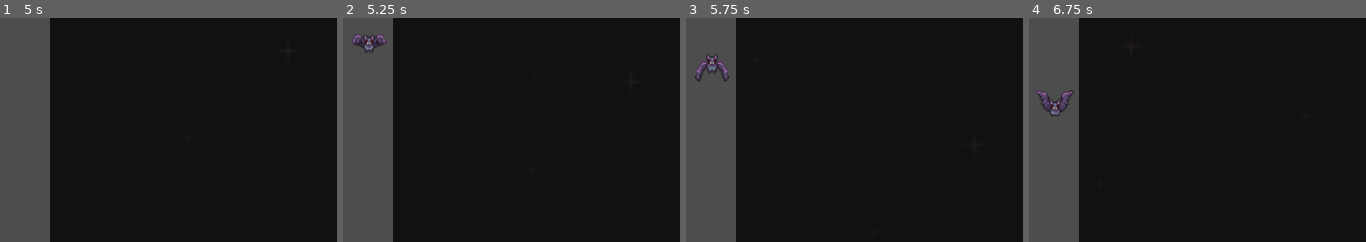
Above: before the commit, frames 1-4 (left to right).
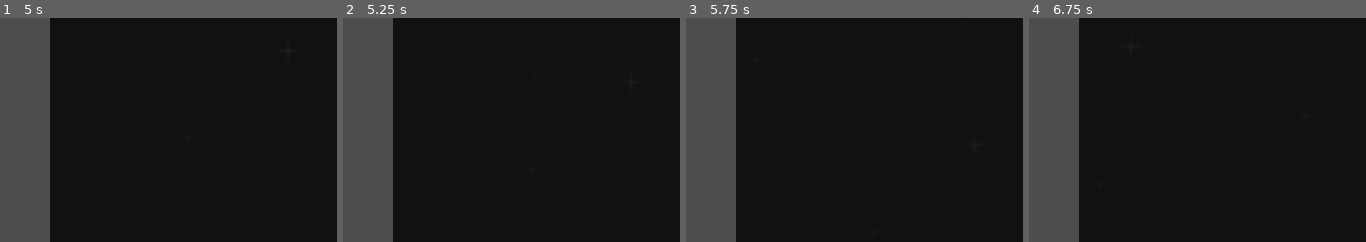
Above: after the commit, the same moments.

Repository: madridcm010/Astra
Game: Godot game, scene res://Scenes/world.tscn
Two runs of this game, one before a commit and one after it. Both use one fixed random seed, a clock stepped at 60 frames per second and the inputs below.
Inputs:
- Up to frame 1 (5 s): tap Enter at 0.5, 2.75 s; hold D (right) 0.53-1.28 s; tap Q (flip) at 0.6, 2.1, 3.6 s; hold S (down) 1.28-2.03 s; tap Space (shoot) at 1.35, 2, 2.85, 3.5, 4.35 s; hold D (right) 2.03-2.78 s; hold W (up) 2.78-3.53 s; hold A (left) from 3.53 s (still down)
- Up to frame 2 (5.25 s): release A (left) at 5.03 s; hold S (down) from 5.03 s (still down); tap Q (flip) at 5.1 s
- Up to frame 3 (5.75 s): keep holding S (down)
- Up to frame 4 (6.75 s): release S (down) at 5.78 s; hold D (right) 5.78-6.53 s; tap Space (shoot) at 5.85 s; hold W (up) from 6.53 s (still down); tap Q (flip) at 6.6 s
The pictures show only the part of the screen within x 0-50%, y 14-64%; the shares and areas given below are measured in that part.

Frame 1 is identical in both runs. In frame 2, 0.4% of the frame differs, in the area x 2-13%, y 7-16%; in frame 3, 0.5%; in frame 4, 0.5%, in the area x 2-14%, y 32-45%.
Error before the commit: Attempt to call function 'play' in base 'null instance' on a null instance. (res://Scripts/world.gd:25)

Commit message:
bullets exit signals

Diff:
--- a/Scenes/boss/boss_level.tscn
+++ b/Scenes/boss/boss_level.tscn
@@ -155,24 +155,24 @@
 
 [node name="BossLevel" type="Node2D"]
 
-[node name="Borders" type="StaticBody2D" parent="."]
-
-[node name="BorderLeft" type="CollisionShape2D" parent="Borders"]
+[node name="Borders" type="StaticBody2D" parent="." groups=["border"]]
+
+[node name="BorderLeft" type="CollisionShape2D" parent="Borders" groups=["border"]]
 position = Vector2(446, 523)
 shape = SubResource("RectangleShape2D_vx2qe")
 one_way_collision_margin = 0.0
 
-[node name="BorderRight" type="CollisionShape2D" parent="Borders"]
+[node name="BorderRight" type="CollisionShape2D" parent="Borders" groups=["border"]]
 position = Vector2(1491, 534)
 shape = SubResource("RectangleShape2D_vx2qe")
 one_way_collision_margin = 0.0
 
-[node name="BorderTop" type="CollisionShape2D" parent="Borders"]
+[node name="BorderTop" type="CollisionShape2D" parent="Borders" groups=["border"]]
 position = Vector2(980, 28)
 shape = SubResource("RectangleShape2D_y0lu0")
 one_way_collision_margin = 0.0
 
-[node name="BorderBottom" type="CollisionShape2D" parent="Borders"]
+[node name="BorderBottom" type="CollisionShape2D" parent="Borders" groups=["border"]]
 position = Vector2(959, 1063)
 shape = SubResource("RectangleShape2D_y0lu0")
 one_way_collision_margin = 0.0
@@ -225,13 +225,12 @@
 texture = ExtResource("3_yyosv")
 
 [node name="SpreadWeapon" parent="." instance=ExtResource("4_mpwjo")]
-position = Vector2(960, 187)
-max_rotation = 360
-number_of_bullets = 12
-spawn_rate = 0.2
+position = Vector2(960, 172)
+number_of_bullets = 5
+spawn_rate = 0.5
 bullet_speed = 300
 bullet_lifetime = 1.0
-bullet_rotation_change = 90.0
+bullet_rotation_change = 25.0
 
 [node name="Boss" parent="." instance=ExtResource("4_v227x")]
 scale = Vector2(-0.947, 1.0236)
--- a/Scenes/bullet.tscn
+++ b/Scenes/bullet.tscn
@@ -18,4 +18,5 @@
 
 [node name="Timer" type="Timer" parent="."]
 
+[connection signal="body_exited" from="." to="." method="_on_body_exited"]
 [connection signal="timeout" from="Timer" to="." method="_on_timer_timeout"]
--- a/Scenes/spread_weapon.gd
+++ b/Scenes/spread_weapon.gd
@@ -65,3 +65,9 @@
 
 	if(log_to_console):
 		print("spawned bullets!")
+
+
+
+func _on_area_2d_body_entered(body: Node2D) -> void:
+	if body.is_in_group("border"):
+		queue_free()
--- a/Scenes/spread_weapon.tscn
+++ b/Scenes/spread_weapon.tscn
@@ -1,7 +1,9 @@
-[gd_scene load_steps=3 format=3 uid="uid://cnkbtsdlgdxnr"]
+[gd_scene load_steps=4 format=3 uid="uid://cnkbtsdlgdxnr"]
 
 [ext_resource type="Script" path="res://Scenes/spread_weapon.gd" id="1_nkalt"]
 [ext_resource type="PackedScene" uid="uid://6d68eojtapp5" path="res://Scenes/bullet.tscn" id="2_ahr0a"]
+
+[sub_resource type="CircleShape2D" id="CircleShape2D_sggtj"]
 
 [node name="SpreadWeapon" type="Node2D"]
 position = Vector2(875, 471)
@@ -11,4 +13,11 @@
 
 [node name="Timer" type="Timer" parent="."]
 
+[node name="Area2D" type="Area2D" parent="."]
+
+[node name="CollisionShape2D" type="CollisionShape2D" parent="Area2D"]
+shape = SubResource("CircleShape2D_sggtj")
+
 [connection signal="timeout" from="Timer" to="." method="_on_timer_timeout"]
+[connection signal="area_entered" from="Area2D" to="." method="_on_area_2d_area_entered"]
+[connection signal="body_entered" from="Area2D" to="." method="_on_area_2d_body_entered"]
--- a/Scripts/bullet.gd
+++ b/Scripts/bullet.gd
@@ -14,3 +14,8 @@
 
 func _on_timer_timeout() -> void:
 	queue_free()
+
+
+func _on_body_exited(body: Node2D) -> void:
+	if body.is_in_group("border"):
+		queue_free()
--- a/Scripts/world.gd
+++ b/Scripts/world.gd
@@ -19,7 +19,7 @@
 	weapon.position = pos
 
 #enemy spawner test
-func _on_enemy_spawn_timeout() -> void:
-	var enemy = enemy_scene.instantiate()
-	add_child(enemy)
-	$enemy/AnimationPlayer.play("Idle_down")
+#func _on_enemy_spawn_timeout() -> void:
+	#var enemy = enemy_scene.instantiate()
+	#add_child(enemy)
+	#$enemy/AnimationPlayer.play("Idle_down")
